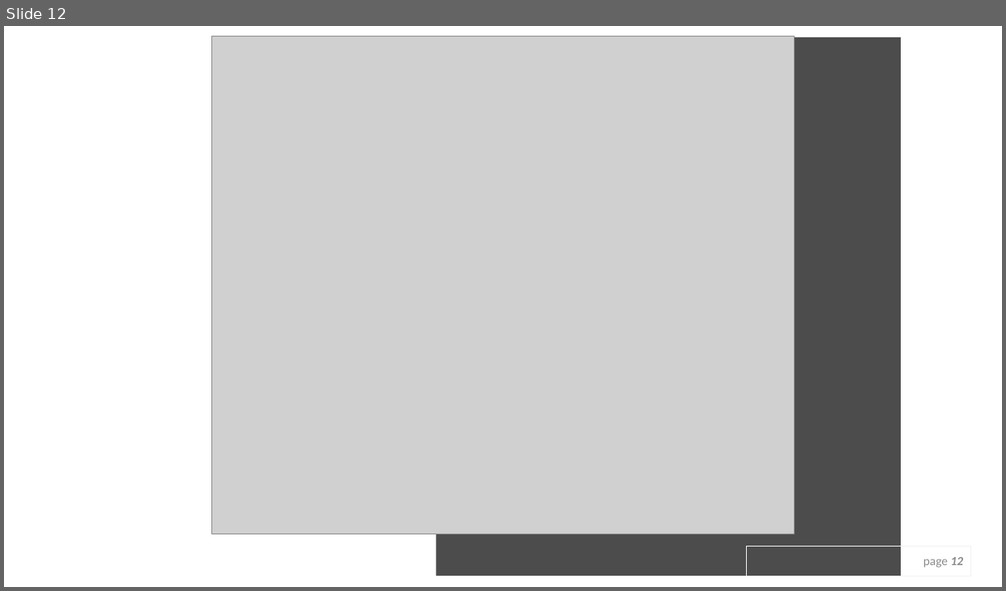
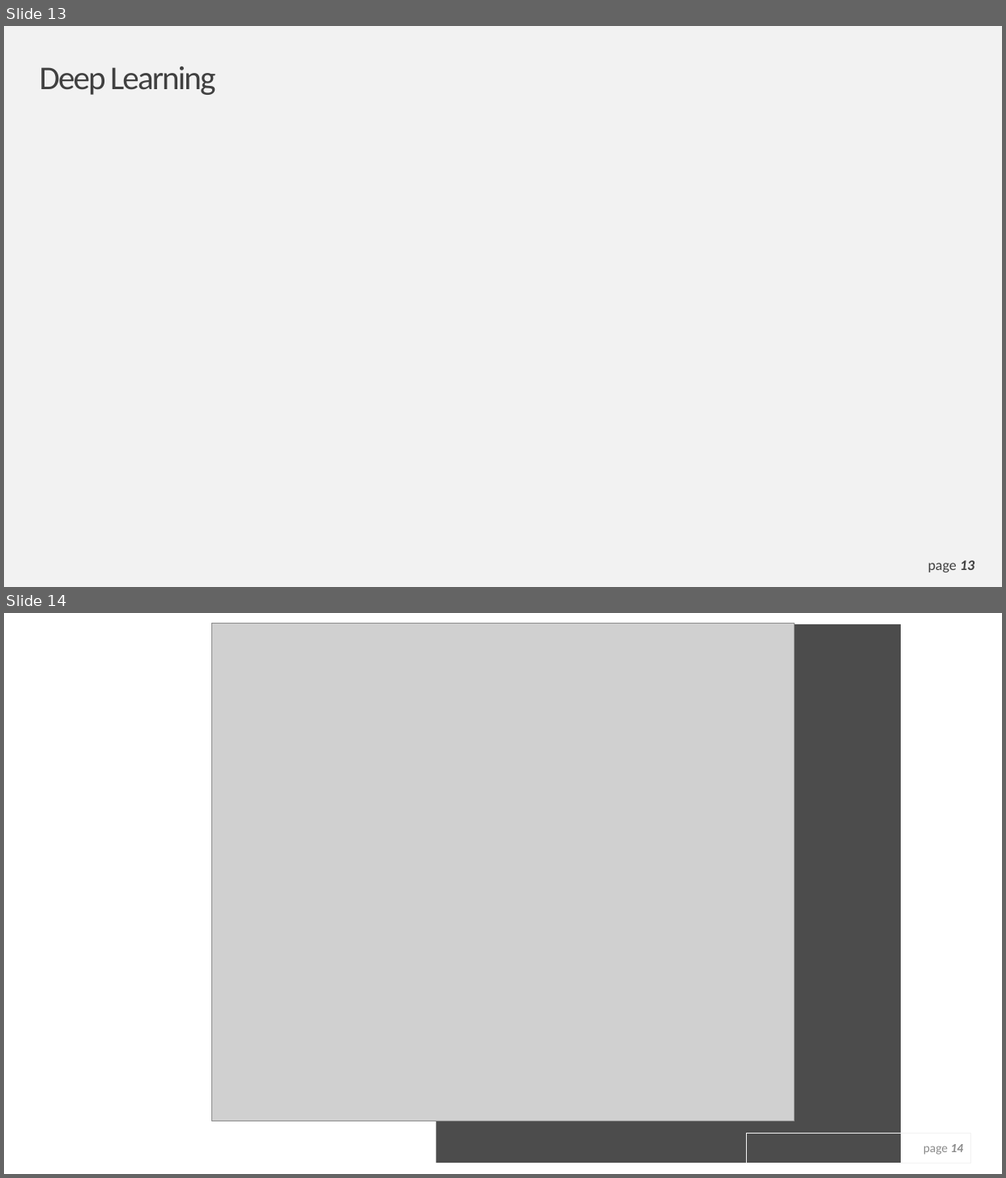
Before and after one commit to ekginn2/ML-Final-Project, a slide deck: Final Project Presentation.pptx. Shown one above the other, each under a label of ours: slide 12 before the commit, slides 13 and 14 after it. The pictures are 1006x591 and 1006x1178 pixels, drawn with LibreOffice and Linux fonts; fonts in the diff are those of the drawing; grey boxes stand for pictures. Boxes give left, top, right and bottom in pixels: in the first picture for what was removed or moved away, otherwise in the second. Text is boxed around its words. In the diff, an @@ line names an element or a change of style, - is before the commit and + after.

```diff
--- a/Final Project Presentation.pptx
+++ b/Final Project Presentation.pptx
@@ slide 13 added at box(4, 26, 1002, 587), background #F2F2F2 @@
@@ title added at box(40, 66, 215, 95), 32 pt, text #404040 @@
+Deep Learning
@@ page number added at box(912, 555, 991, 576), outline #F2F2F2 0.25 pt, 14 pt, text #404040 @@
+page 13
@@ what was slide 12 is now slide 14 @@
@@ page number at box(923, 1144, 964, 1155): text changed @@
-page 12
+page 14
```
Also in this commit, not shown: 3 slides changed, 4 other slides added, 1 slide removed, 11 other files.
